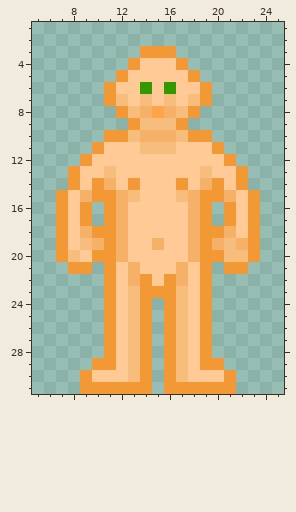
Two versions of one pixel-art sprite, Resources/Textures/Mobs/Species/Human/parts.rsi/full.png. The picture above is the old version.
The file is 32x32 pixels. Colours within 5 levels of each other are drawn and written as one. Shown: x 5..25, y 1..31.
After:
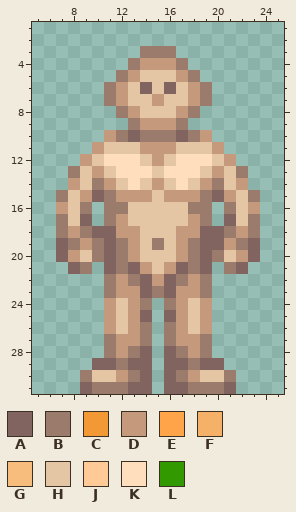
Palette (. is transparent): A #816360  B #9b7c6c  C #f29835  D #c5997b  E #ffa448  F #f5b167  G #f7bd7d  H #e5c6a4  J #ffca95  K #ffdebd  L #339900
Changes in this commit:
Changed rows in their new state; - is an unchanged pixel.
first column x 7:
 3 -------BBB-------
 4 ------BDDDB------
 5 -----BDHHHDB-----
 6 ----BDHAHAHDB----
 7 ----BDHHDHHDB----
 8 -----BDHHHDB-----
 9 ------BDDDB------
10 ----DBABBBABD----
11 ---DHHHDDDHHHD---
12 --DHKKKHDHKKKHD--
13 -BHDHKKKHKKKHDHB-
14 -DHBDHKHDHKHDBHD-
15 BHDABDDDHDDDBADHB
16 DHB-BBHHHHHBB-BHD
17 BHA-BDHHHHHDB-AHB
18 BDBAADDHHHDDAABDB
19 ABDBABDHBHDBAADBA
20 ADHBABDHHHDBABHDA
21 -AB-ABADHDABA-BA-
22 ----BDBADABDB----
23 ----BDDABADDB----
24 ----DHDB-BDHD----
25 ----DHDA-ADHD----
26 ----DHDB-BDHD----
27 ----BDDB-BDDB----
28 ----BDBA-ABDB----
29 ---AABAA-AABAA---
30 --BHHDBA-ABDHHB--
31 --ABBBAA-AABBBA--
Where, in picture pixels (left, top, right, bottom), the same in both pictures:
changed: (56, 46, 260, 394)
